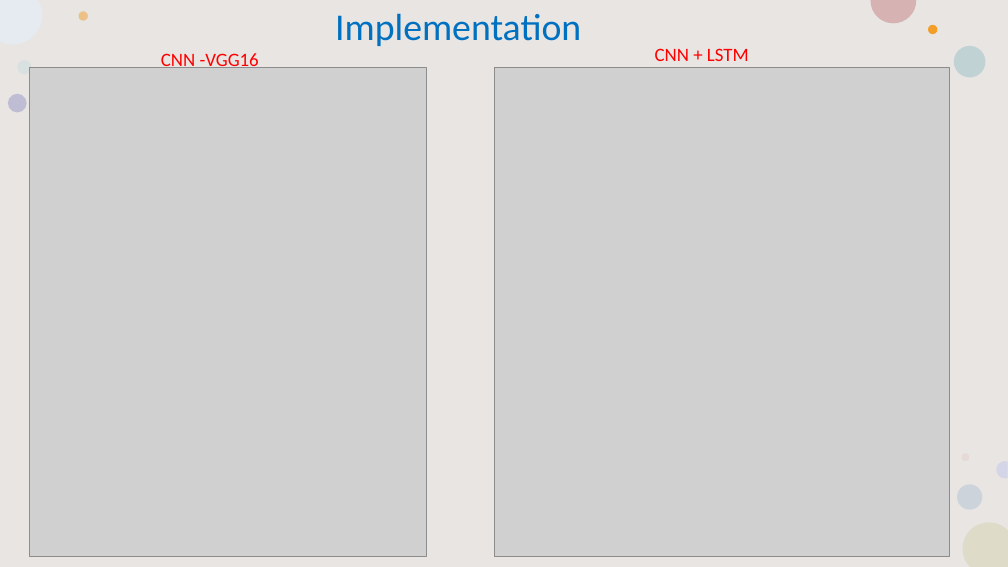
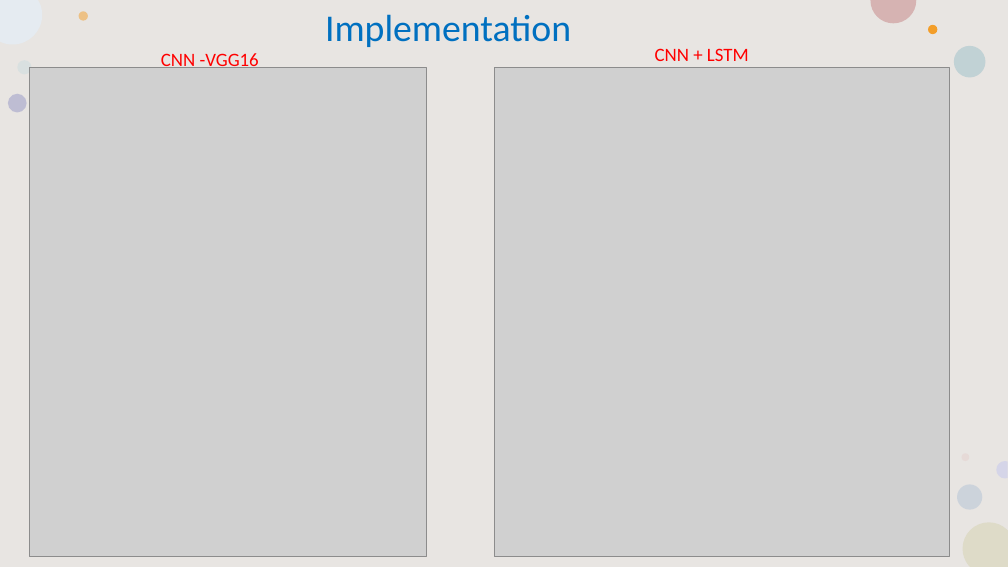
Before and after one commit to B20G15/b20g15_automatic_image_captioning, a slide deck: slide 14 of Docs/AutomaticImageCaptioning_Phase_2_Review_Grp15_B20_12Aug2023.pptx. Drawn at 1008x567 pixels with LibreOffice and Linux fonts; fonts in the diff are those of the drawing; grey boxes stand for pictures. Boxes give left, top, right and bottom in pixels: in the first picture for what was removed or moved away, otherwise in the second. Text is boxed around its words. In the diff, an @@ line names an element or a change of style, - is before the commit and + after.

```diff
--- a/Docs/AutomaticImageCaptioning_Phase_2_Review_Grp15_B20_12Aug2023.pptx
+++ b/Docs/AutomaticImageCaptioning_Phase_2_Review_Grp15_B20_12Aug2023.pptx
@@ title "Implementation": place and size @@
-title "Implementation" at box(335, 13, 581, 46)
+title "Implementation" at box(325, 14, 571, 47)
```
Also in this commit, not shown: 6 other slides changed.
